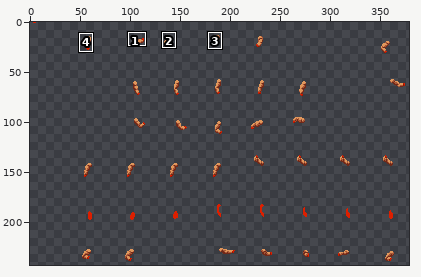
Two versions of one sprite sheet, items/armors/unsung/UnsungEnglishGentlemanSuit/FSleeve.png. The first picture is a wide view before the edit; the outline marks the close-up.
Close-up. The starting point:
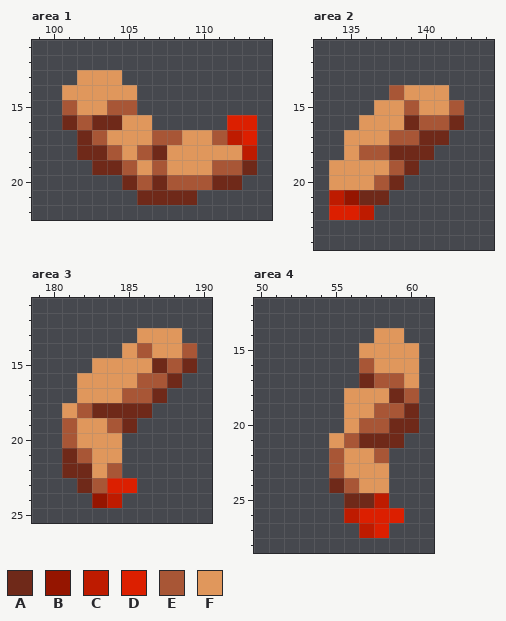
The file is 387x301 pixels. Shown: area 1: x 99..114, y 11..22; area 2: x 133..144, y 11..24; area 3: x 179..190, y 11..25; area 4: x 50..61, y 12..28. The wide view leaves out empty margins. The commit also changed other parts of the picture, which this record leaves out.
Palette (. is transparent): A #6f2919  B #951500  C #be1b00  D #dc1f00  E #a85636  F #e0975c
New version:
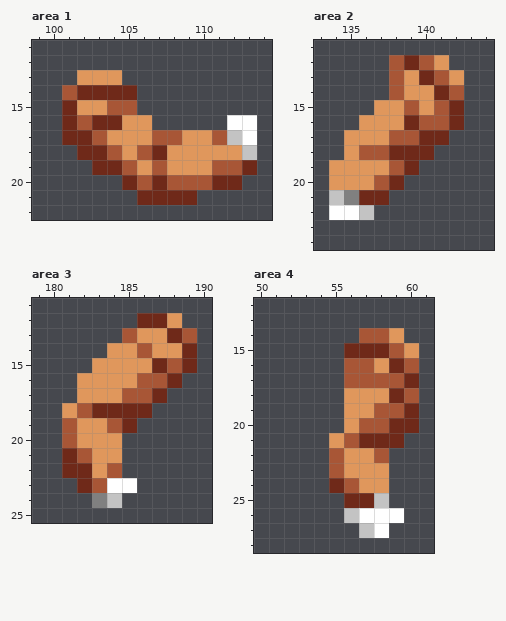
Change:
{"colour":"B","old":"#951500","new":"#808080"}
{"colour":"C","old":"#be1b00","new":"#c3c3c3"}
{"colour":"D","old":"#dc1f00","new":"#ffffff"}
{"where": "area 1"}
{"y":14,"x":101,"old":"FFFFF","new":"EAAAA"}
{"y":15,"x":101,"old":"E","new":"A"}
{"y":17,"x":101,"old":".","new":"A"}
{"where": "area 2"}
{"y":12,"x":138,"old":"....","new":"EAEF"}
{"y":13,"x":138,"old":".....","new":"EFAEF"}
{"y":14,"x":141,"old":"F.","new":"AE"}
{"y":15,"x":141,"old":"FE","new":"EA"}
{"where": "area 3"}
{"y":12,"x":186,"old":"...","new":"AAF"}
{"y":13,"x":185,"old":".","new":"E"}
{"y":13,"x":188,"old":"F.","new":"AE"}
{"y":14,"x":184,"old":".","new":"F"}
{"y":14,"x":189,"old":"E","new":"A"}
{"where": "area 4"}
{"y":14,"x":57,"old":".F","new":"EE"}
{"y":15,"x":56,"old":".FFF","new":"AAAE"}
{"y":16,"x":56,"old":".","new":"E"}
{"y":16,"x":59,"old":"FF","new":"AE"}
{"y":17,"x":56,"old":".A","new":"EE"}
{"y":17,"x":60,"old":"F","new":"A"}
{"label":"changed","picture_box":[62,85,137,145]}
{"label":"changed","picture_box":[227,115,257,160]}
{"label":"changed","picture_box":[389,55,464,115]}
{"label":"changed","picture_box":[329,190,374,220]}
{"label":"changed","picture_box":[107,313,197,358]}
{"label":"changed","picture_box":[92,478,137,508]}
{"label":"changed","picture_box":[344,328,419,388]}
{"label":"changed","picture_box":[344,493,404,538]}
